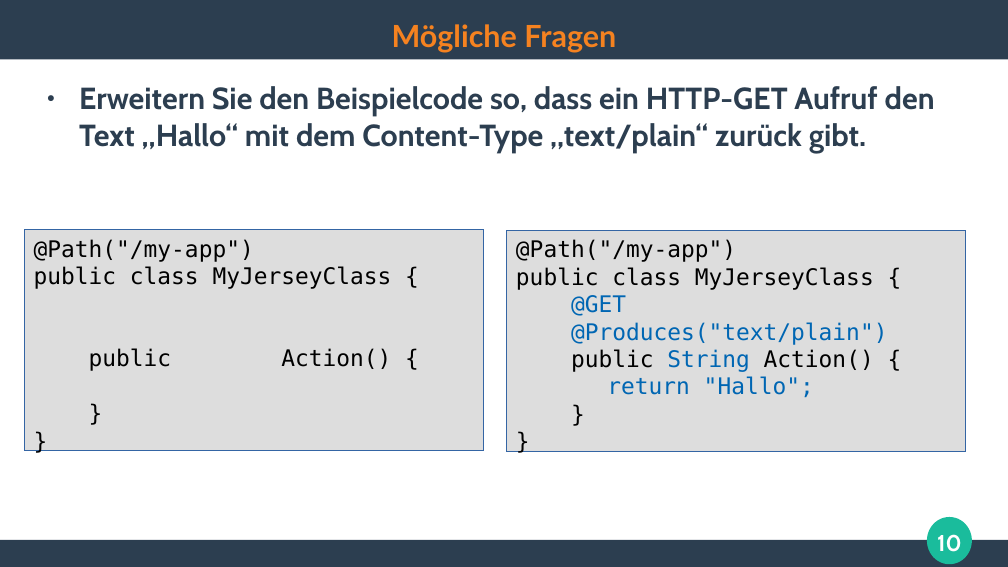
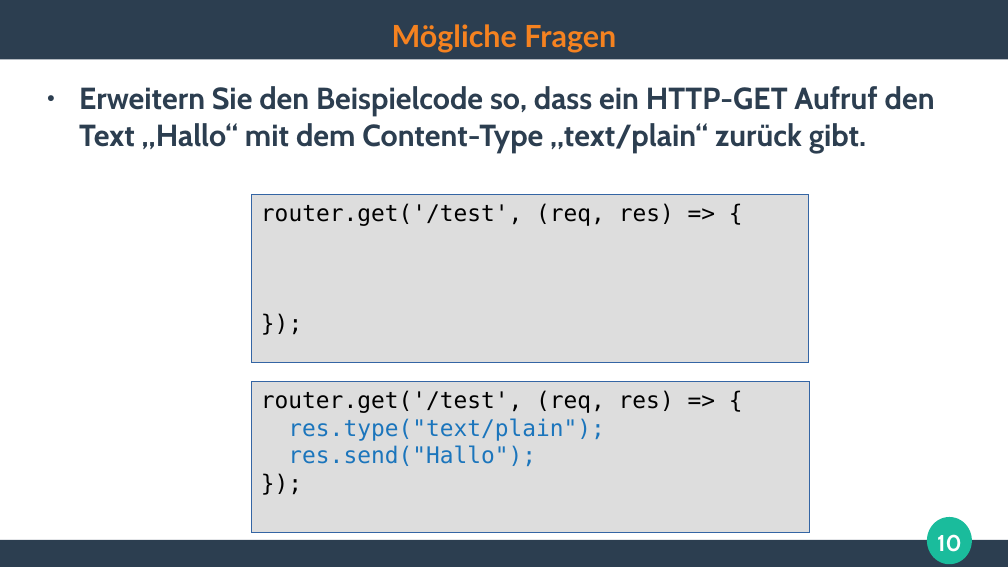
Before and after one commit to ghandmann/HS-AlbSig-WebAnwendungen2, a slide deck: slide 10 of Kapitel/99_Klausurvorbereitung.odp. Drawn at 1008x567 pixels with LibreOffice and Linux fonts; fonts in the diff are those of the drawing. Boxes give left, top, right and bottom in pixels: in the first picture for what was removed or moved away, otherwise in the second. Text is boxed around its words. In the diff, an @@ line names an element or a change of style, - is before the commit and + after.

Commit message:
changed snippets from Jersey to Node.js

```diff
--- a/Kapitel/99_Klausurvorbereitung.odp
+++ b/Kapitel/99_Klausurvorbereitung.odp
@@ rectangle added at <box>252,195,810,363</box>, fill #DDDDDD, outline #3465A4 0 pt, 18 pt, text #000000 @@
+router.get('/test', (req, res) => {
+});
@@ rectangle removed at <box>25,230,483,451</box> @@
-@Path("/my-app")
-public class MyJerseyClass {
-public Action() {
-}
-}
@@ rectangle "router.get('/test', (req, res) => {": place and size @@
-rectangle "router.get('/test', (req, res) => {" at <box>508,231,966,452</box>
+rectangle "router.get('/test', (req, res) => {" at <box>252,381,810,532</box>
@@ text in rectangle at <box>261,390,674,466</box>: text changed; text colour #000000 to #1B75BC @@
-@Path("/my-app")
-public class MyJerseyClass {
-@GET
-@Produces("text/plain")
-public String Action() {
-return "Hallo";
-}
-}
+router.get('/test', (req, res) => {
+res.type("text/plain");
+res.send("Hallo");
+});
```
Also in this commit, not shown: 2 other slides changed.
